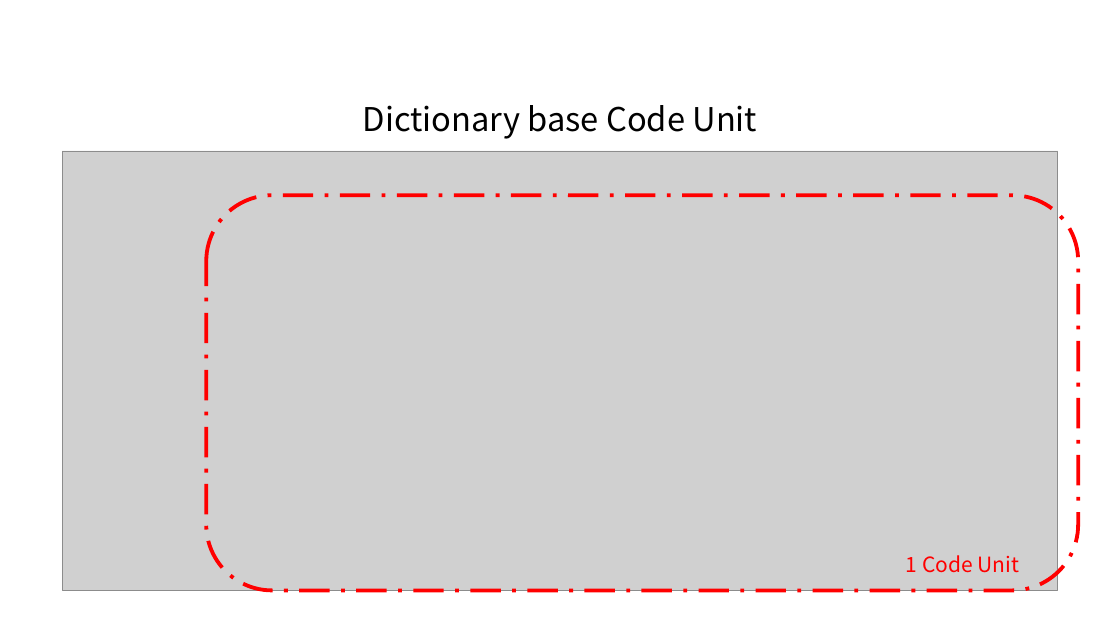
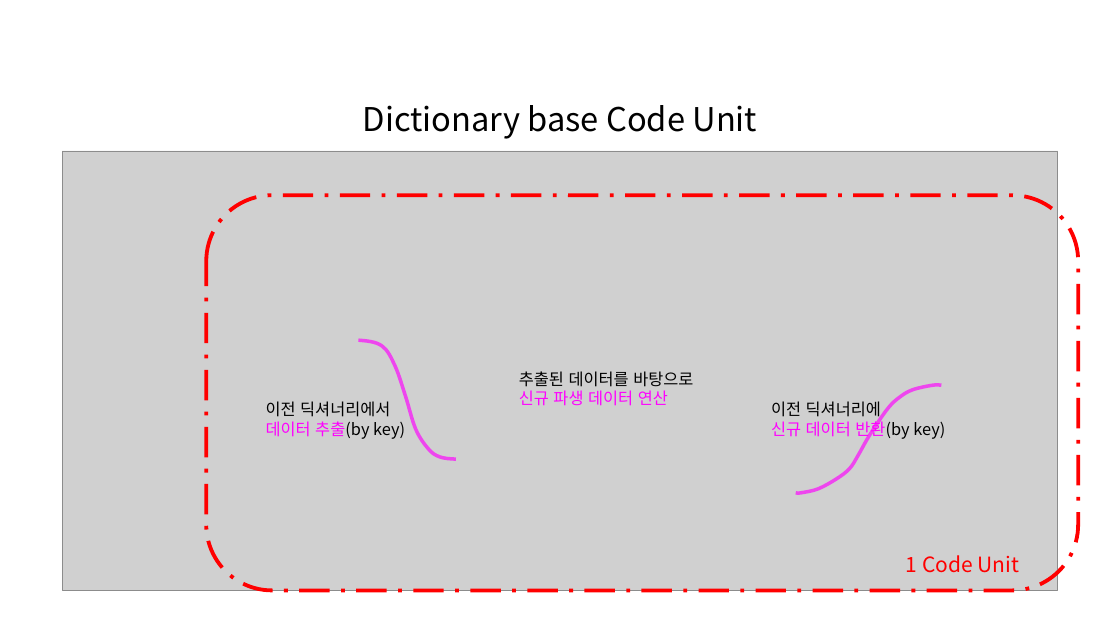
Before and after one commit to hnanmal/mQ, a slide deck: slide 26 of DynamoUserGroup/20221118_부산 세미나 준비/documentum/DynDict활용_발표자료.pptx. Drawn at 1120x630 pixels with LibreOffice and Linux fonts; fonts in the diff are those of the drawing; grey boxes stand for pictures. Boxes give left, top, right and bottom in pixels: in the first picture for what was removed or moved away, otherwise in the second. Text is boxed around its words. In the diff, an @@ line names an element or a change of style, - is before the commit and + after.

```diff
--- a/DynamoUserGroup/20221118_부산 세미나 준비/documentum/DynDict활용_발표자료.pptx
+++ b/DynamoUserGroup/20221118_부산 세미나 준비/documentum/DynDict활용_발표자료.pptx
@@ freeform shape added at (359,340,456,460), outline #FF00FF 3 pt @@
@@ text added at (519,371,693,406), 14 pt, text #000000 @@
+추출된 데이터를 바탕으로
+신규 파생 데이터 연산
@@ freeform shape added at (796,385,941,493), outline #FF00FF 3 pt @@
@@ text added at (266,401,405,439), 14 pt, text #000000 @@
+이전 딕셔너리에서
+데이터 추출(by key)
@@ text added at (771,401,945,440), 14 pt, text #000000 @@
+이전 딕셔너리에
+신규 데이터 반환(by key)
```
Also in this commit, not shown: 4 other slides changed, 1 slide added, 1 slide removed.
